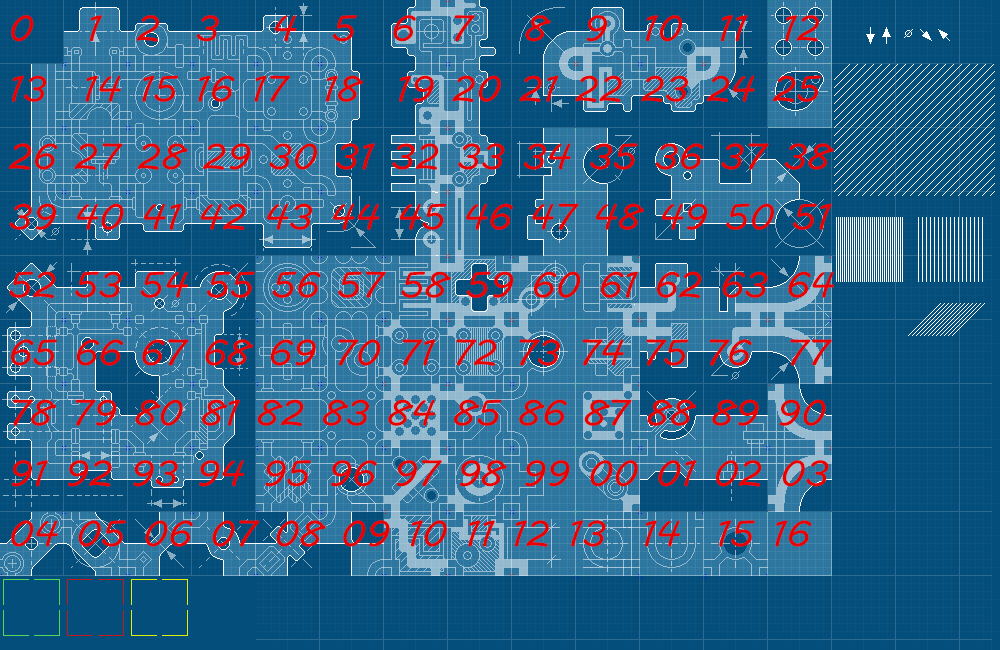
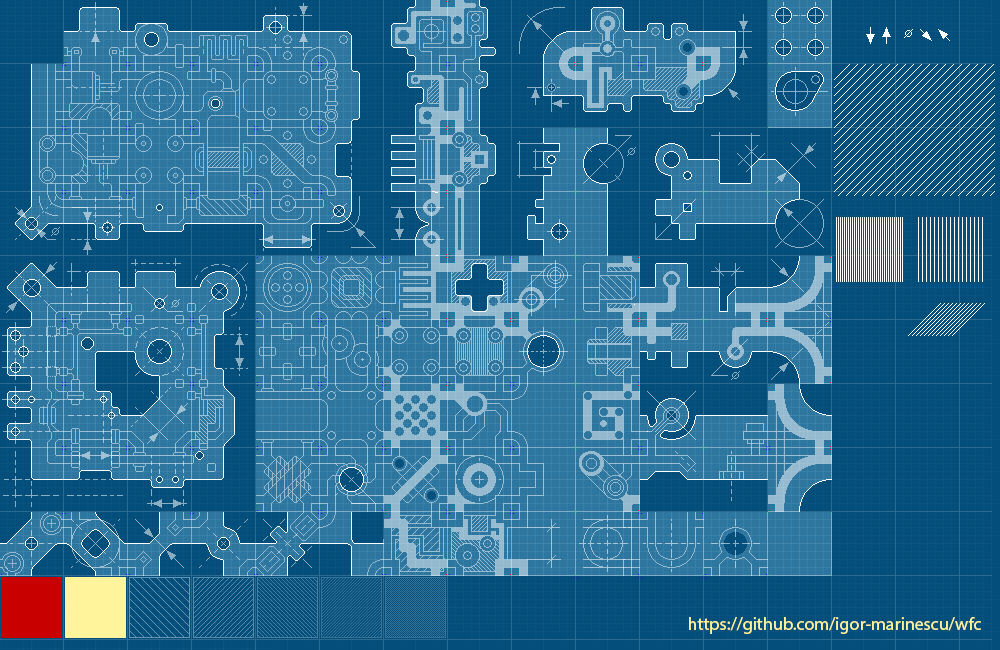
Before/after of a 1000px x 650px layered artwork. What changed in the layer stack:
removed layer "cursors" over <box>3,579,188,636</box>
added layer "https://github.com/igor-marinescu/wfc" above "coursors" over <box>689,617,981,634</box>
added group "coursors" with 6 layers above "rama0 copy" over <box>1,577,446,638</box>
added layer "c_0" (30%) in group "coursors" over <box>385,577,446,638</box>
added layer "c_1" (30%) in group "coursors" over <box>321,577,382,638</box>
added layer "c_2" (40%) in group "coursors" over <box>257,577,318,638</box>
added layer "c_3" (50%) in group "coursors" over <box>193,577,254,638</box>
added layer "c_4" (60%) in group "coursors" over <box>129,577,190,638</box>
added layer "cursors copy" in group "coursors" over <box>1,577,126,638</box>
removed layer "0 1 2 3 4 5 6 7 8 9 10 11 12 13 14 15" over <box>9,15,834,547</box>
painted on "rama0" over <box>0,576,256,650</box>
painted on "rama1" over <box>0,576,256,650</box>
painted on "rama2" over <box>0,576,256,634</box>
painted on "rama3" over <box>0,568,275,650</box>
hid "numbers", painted on it over <box>9,15,834,547</box>
